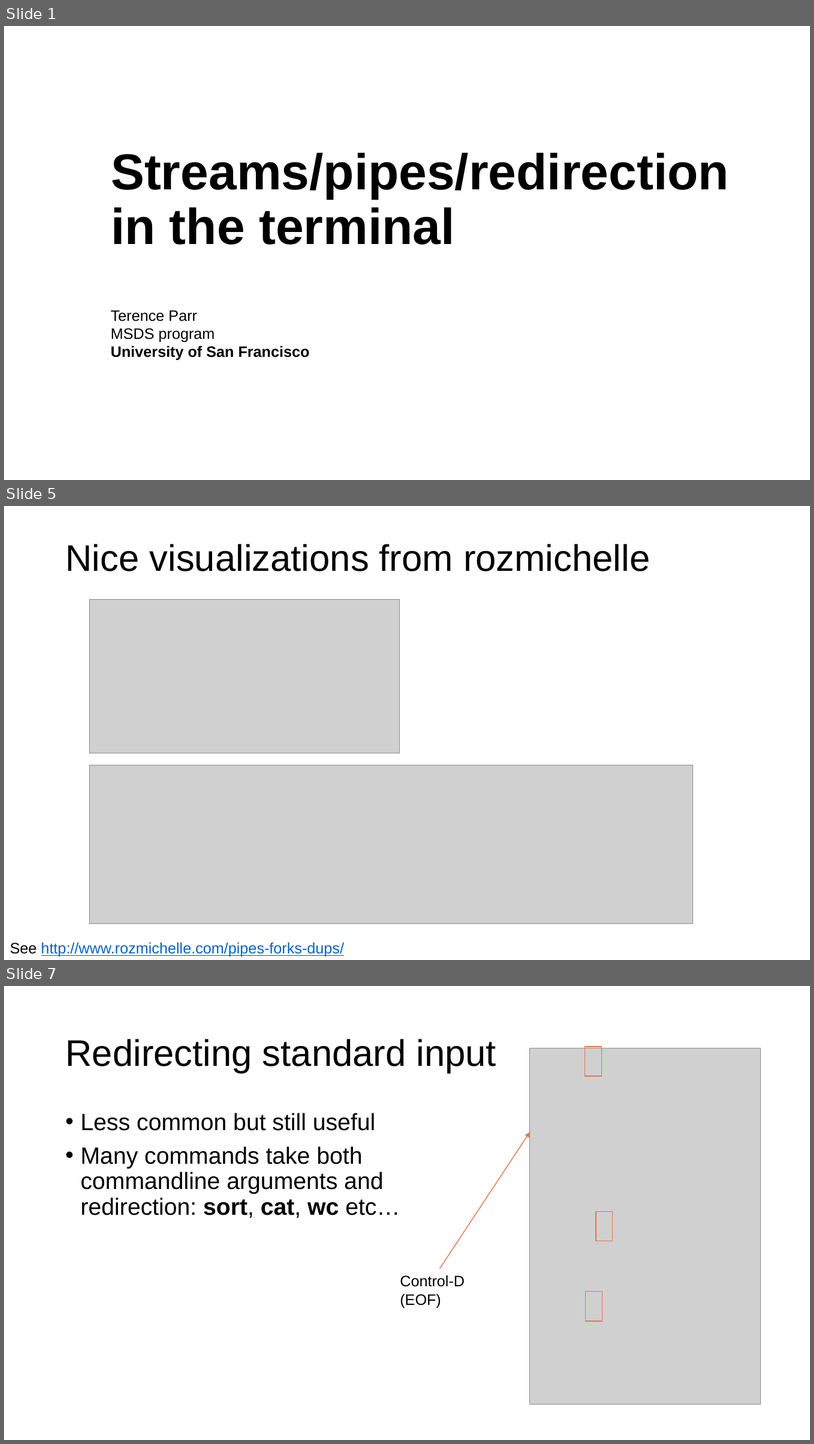
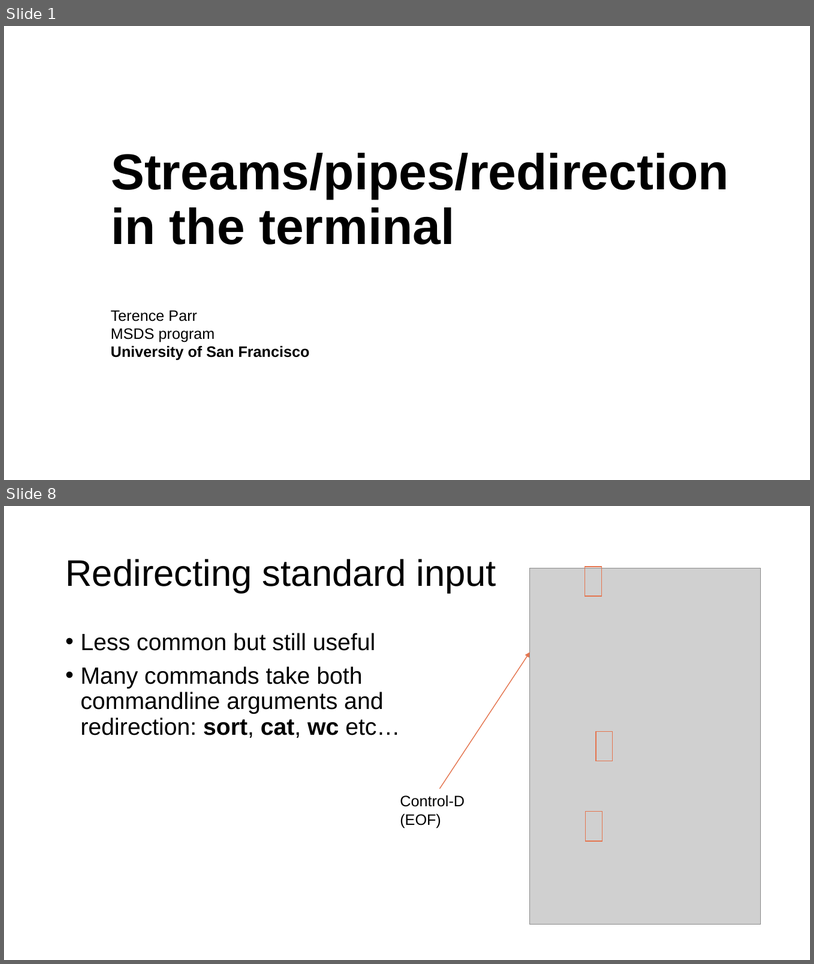
Before and after one commit to parrt/msds692, a slide deck: notes/streams.pptx. Shown one above the other, each under a label of ours: slides 1, 5 and 7 before the commit, slides 1 and 8 after it; the slides between them are not shown. The pictures are 814x1444 and 814x964 pixels, drawn with LibreOffice and Linux fonts; fonts in the diff are those of the drawing; grey boxes stand for pictures; background and template pictures are left out. Boxes give left, top, right and bottom in pixels: in the first picture for what was removed or moved away, otherwise in the second. Text is boxed around its words. In the diff, an @@ line names an element or a change of style, - is before the commit and + after.

```diff
--- a/notes/streams.pptx
+++ b/notes/streams.pptx
@@ slide 5 removed at bbox=[4, 506, 810, 960], background #FFFFFF @@
@@ title removed at bbox=[65, 544, 650, 571] @@
-Nice visualizations from rozmichelle
@@ picture removed at bbox=[89, 600, 399, 753] @@
@@ picture removed at bbox=[89, 765, 693, 924] @@
@@ text removed at bbox=[10, 942, 344, 957] @@
-See http://www.rozmichelle.com/pipes-forks-dups/
@@ what was slide 7 is now slide 8 @@
```
Also in this commit, not shown: 5 slides changed, 2 slides added, 2 other files.
